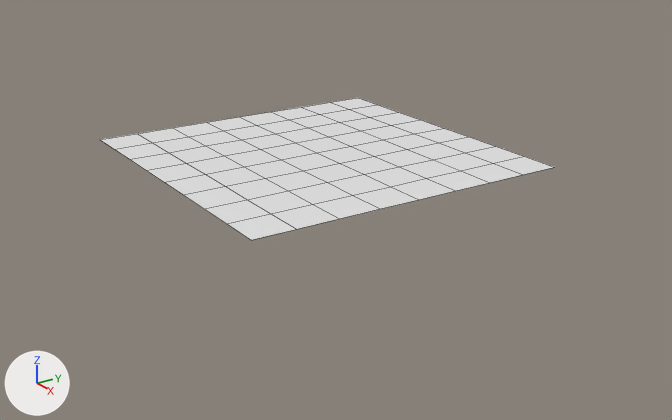
Before and after pictures for a commit that changed the Blender file Chess Set/Models/ChessScene.blend.
Rendered twice from a 50 mm lens placed at (1.103, -0.696, 0.403), pointed at (0.033, 0.012, -0.081). Arrows for +X, +Y and +Z are at lower left; the lights stay in place. Mesh edges are drawn as thin lines. Materials are left out; every surface is plain grey.

Objects in the first picture: 'Chess Board'.
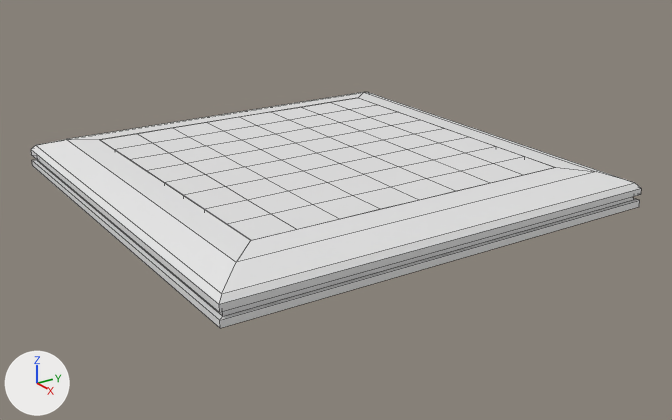
Where the change shows, as pixel boxes [x1, y1, x2, y2] in the pictures (672 x 420 px):
'Chess Board', reshaped (35% wider, 66% taller): before [100, 98, 553, 240]; after [31, 92, 641, 328]
part 1 of me_chess_board, added: after [31, 92, 641, 328]
part 2 of me_chess_board, built on: before [100, 98, 553, 240]; after [100, 98, 554, 240]

The change, as a list of edits to the scene's bpy script:
```text
Change me_chess_board:
    used by ob_chess_board; location = (0.0, 0.0, 0.0)
    remove me_chess_board.from_pydata(...)  # 144 vertices, 64 faces; spans x -0.24..0.24, y -0.24..0.24, z 0.0
    add me_chess_board.from_pydata(...)  # 202 vertices, 198 faces; spans x -0.324..0.324, y -0.324..0.324, z -0.05..0.0
    me_chess_board part 1: a new loose piece of 40 vertices spanning x -0.324..0.324, y -0.324..0.324, z -0.05..0.0
    me_chess_board part 2
    63 vertices are removed from x -0.24..0.24, y -0.24..0.24, z 0.0
    64 faces are deleted
    32 new vertices lie (0.0, 0.0, -0.01) away from vertices in x -0.24..0.24, y -0.24..0.24, z 0.0
    7 new vertices lie (0.06, 0.0, 0.0) away from vertices in x -0.24, y -0.18..0.18, z -0.01
    7 new vertices lie (0.06, 0.0, 0.0) away from vertices in x -0.18, y -0.18..0.18, z -0.01
    7 new vertices lie (0.06, 0.0, 0.0) away from vertices in x -0.12, y -0.18..0.18, z -0.01
    7 new vertices lie (0.06, 0.0, 0.0) away from vertices in x -0.06, y -0.18..0.18, z -0.01
    7 new vertices lie (0.06, 0.0, 0.0) away from vertices in x 0.0, y -0.18..0.18, z -0.01
    7 new vertices lie (0.06, 0.0, 0.0) away from vertices in x 0.06, y -0.18..0.18, z -0.01
    7 new vertices lie (0.06, 0.0, 0.0) away from vertices in x 0.12, y -0.18..0.18, z -0.01
    160 new faces join them
```
